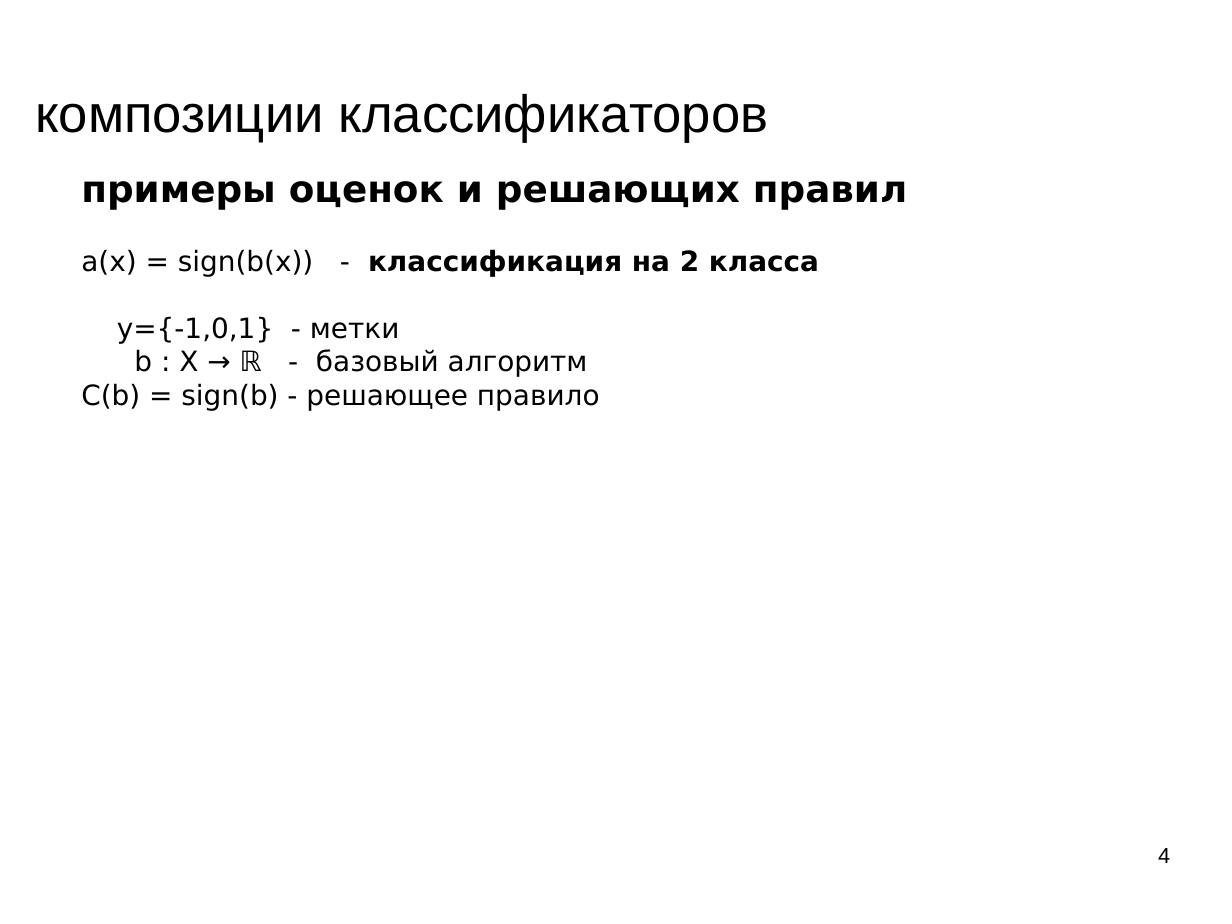
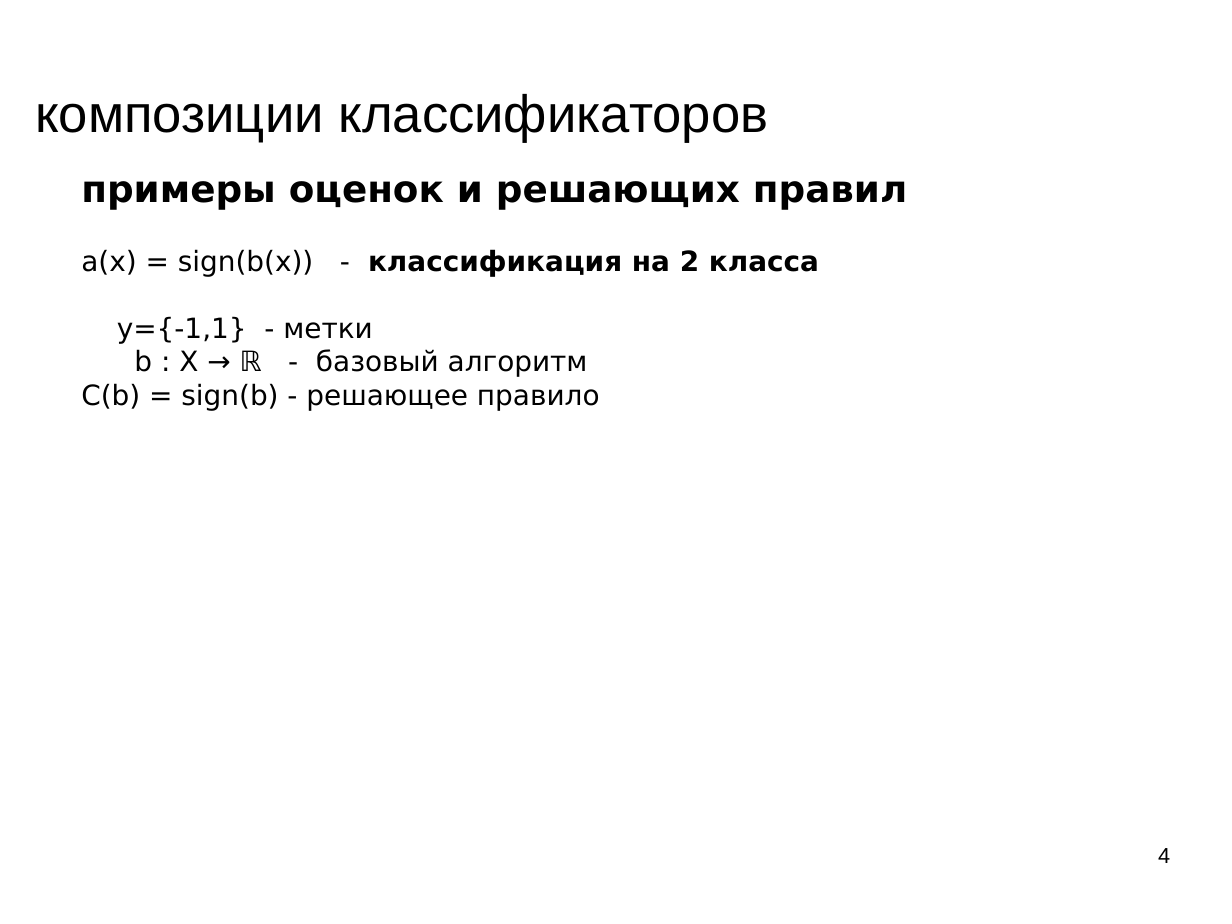
Before and after one commit to mechanoid5/ml_lectorium_legacy, a slide deck: slide 4 of 20-boost.odp. Drawn at 1232x924 pixels with LibreOffice and Linux fonts; fonts in the diff are those of the drawing; background and template pictures are left out. Boxes give left, top, right and bottom in pixels: in the first picture for what was removed or moved away, otherwise in the second. Text is boxed around its words. In the diff, an @@ line names an element or a change of style, - is before the commit and + after.

```diff
--- a/20-boost.odp
+++ b/20-boost.odp
@@ text at (x1=117, y1=316, x2=373, y2=343): text changed @@
-y={-1,0,1} - метки
+y={-1,1} - метки
```
Also in this commit, not shown: 2 other slides changed, 3 other files.
